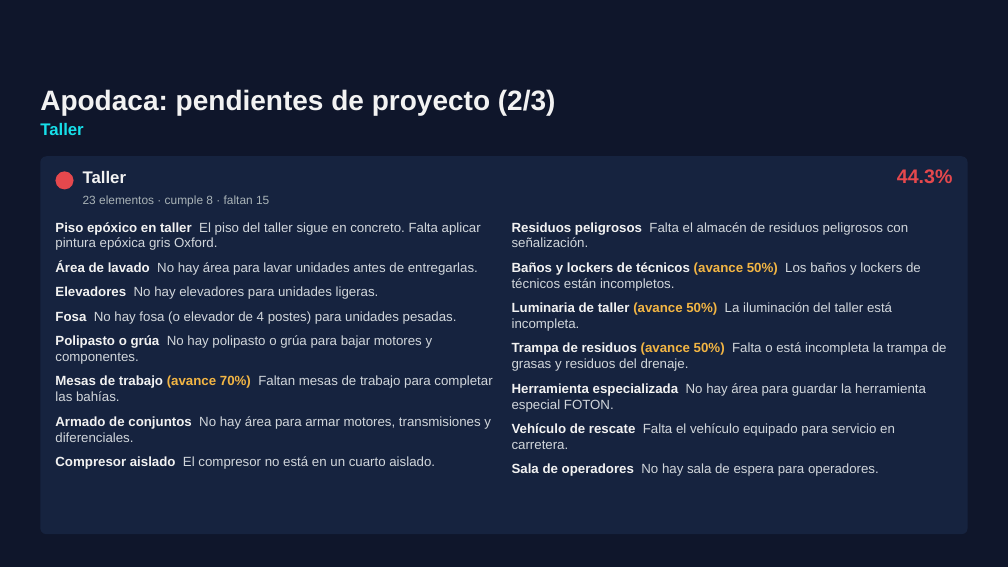
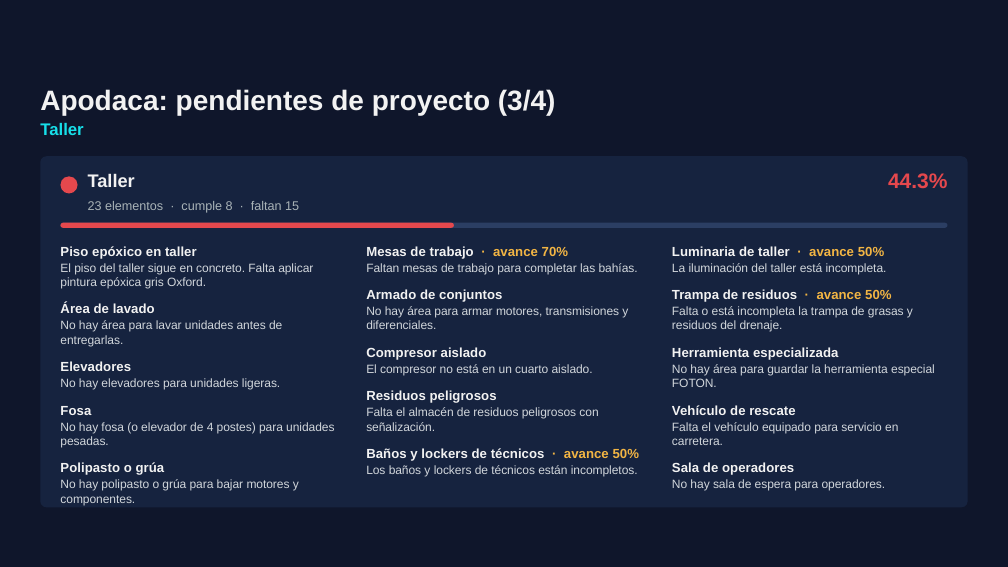
Before and after one commit to ReneDiz/Estatus-Distribuidores, a slide deck: slide 9 of presentacion/Grupo_Velcen_Estatus_nov2026.pptx. Drawn at 1008x567 pixels with LibreOffice and Linux fonts; fonts in the diff are those of the drawing; background and template pictures are left out. Boxes give left, top, right and bottom in pixels: in the first picture for what was removed or moved away, otherwise in the second. Text is boxed around its words. In the diff, an @@ line names an element or a change of style, - is before the commit and + after.

```diff
--- a/presentacion/Grupo_Velcen_Estatus_nov2026.pptx
+++ b/presentacion/Grupo_Velcen_Estatus_nov2026.pptx
@@ text at (40,89,556,115): text changed @@
-Apodaca: pendientes de proyecto (2/3)
+Apodaca: pendientes de proyecto (3/4)
@@ rounded rectangle: place and size @@
-rounded rectangle at (40,156,968,534)
+rounded rectangle at (40,156,968,507)
@@ rounded rectangle at (40,156,968,507): proportions changed @@
@@ ellipse: place and size @@
-ellipse at (55,171,74,190)
+ellipse at (60,176,78,194)
@@ text "Taller" at (88,173,135,187): size 12 to 13 pt @@
@@ text "44.3%": place and size @@
-text "44.3%" at (897,169,953,183)
+text "44.3%" at (888,173,947,189)
@@ text "44.3%" at (888,173,947,189): size 14 to 15 pt @@
@@ text "23 elementos · cumple 8 ..." at (88,201,299,213): size 8.5 to 9 pt @@
@@ rounded rectangle added at (60,223,948,228), fill #2B3E63 @@
@@ rounded rectangle added at (60,223,454,228), fill #E5484D @@
@@ text at (60,246,334,505): text changed; size 9.5 to 8.6 pt @@
-Piso epóxico en taller El piso del taller sigue en concreto. Falta aplicar pintura epóxica gris Oxford.
-Área de lavado No hay área para lavar unidades antes de entregarlas.
-Elevadores No hay elevadores para unidades ligeras.
-Fosa No hay fosa (o elevador de 4 postes) para unidades pesadas.
-Polipasto o grúa No hay polipasto o grúa para bajar motores y componentes.
-Mesas de trabajo (avance 70%) Faltan mesas de trabajo para completar las bahías.
-Armado de conjuntos No hay área para armar motores, transmisiones y diferenciales.
-Compresor aislado El compresor no está en un cuarto aislado.
+Piso epóxico en taller
+El piso del taller sigue en concreto. Falta aplicar pintura epóxica gris Oxford.
+Área de lavado
+No hay área para lavar unidades antes de entregarlas.
+Elevadores
+No hay elevadores para unidades ligeras.
+Fosa
+No hay fosa (o elevador de 4 postes) para unidades pesadas.
+Polipasto o grúa
+No hay polipasto o grúa para bajar motores y componentes.
@@ text added at (366,246,639,477), 8.6 pt, text #D1D6DB @@
+Mesas de trabajo · avance 70%
+Faltan mesas de trabajo para completar las bahías.
+Armado de conjuntos
+No hay área para armar motores, transmisiones y diferenciales.
+Compresor aislado
+El compresor no está en un cuarto aislado.
+Residuos peligrosos
+Falta el almacén de residuos peligrosos con señalización.
+Baños y lockers de técnicos · avance 50%
+Los baños y lockers de técnicos están incompletos.
@@ text at (672,246,935,491): text changed; size 9.5 to 8.6 pt @@
-Residuos peligrosos Falta el almacén de residuos peligrosos con señalización.
-Baños y lockers de técnicos (avance 50%) Los baños y lockers de técnicos están incompletos.
-Luminaria de taller (avance 50%) La iluminación del taller está incompleta.
-Trampa de residuos (avance 50%) Falta o está incompleta la trampa de grasas y residuos del drenaje.
-Herramienta especializada No hay área para guardar la herramienta especial FOTON.
-Vehículo de rescate Falta el vehículo equipado para servicio en carretera.
-Sala de operadores No hay sala de espera para operadores.
+Luminaria de taller · avance 50%
+La iluminación del taller está incompleta.
+Trampa de residuos · avance 50%
+Falta o está incompleta la trampa de grasas y residuos del drenaje.
+Herramienta especializada
+No hay área para guardar la herramienta especial FOTON.
+Vehículo de rescate
+Falta el vehículo equipado para servicio en carretera.
+Sala de operadores
+No hay sala de espera para operadores.
```
Also in this commit, not shown: 8 other slides changed, 7 slides added, 4 slides removed, 3 other files.
